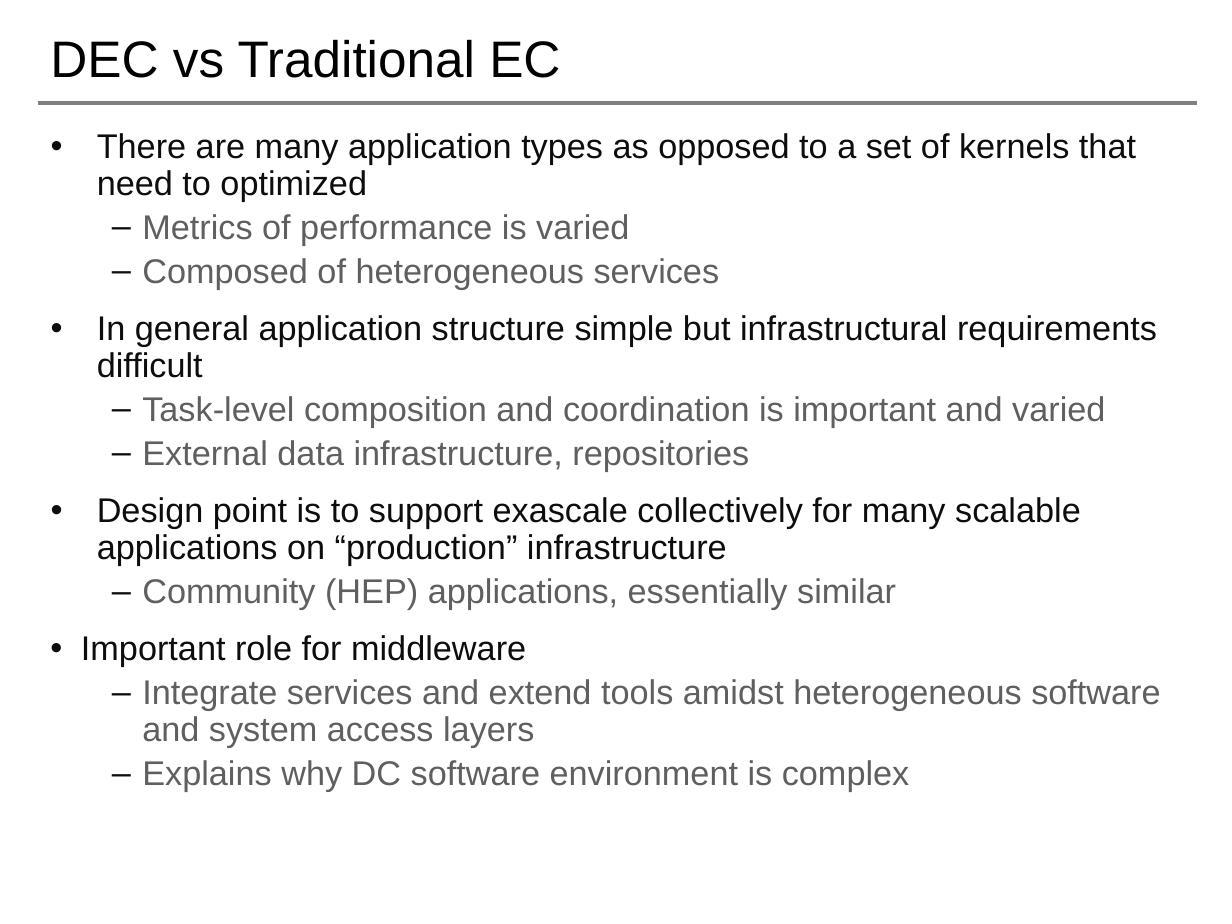
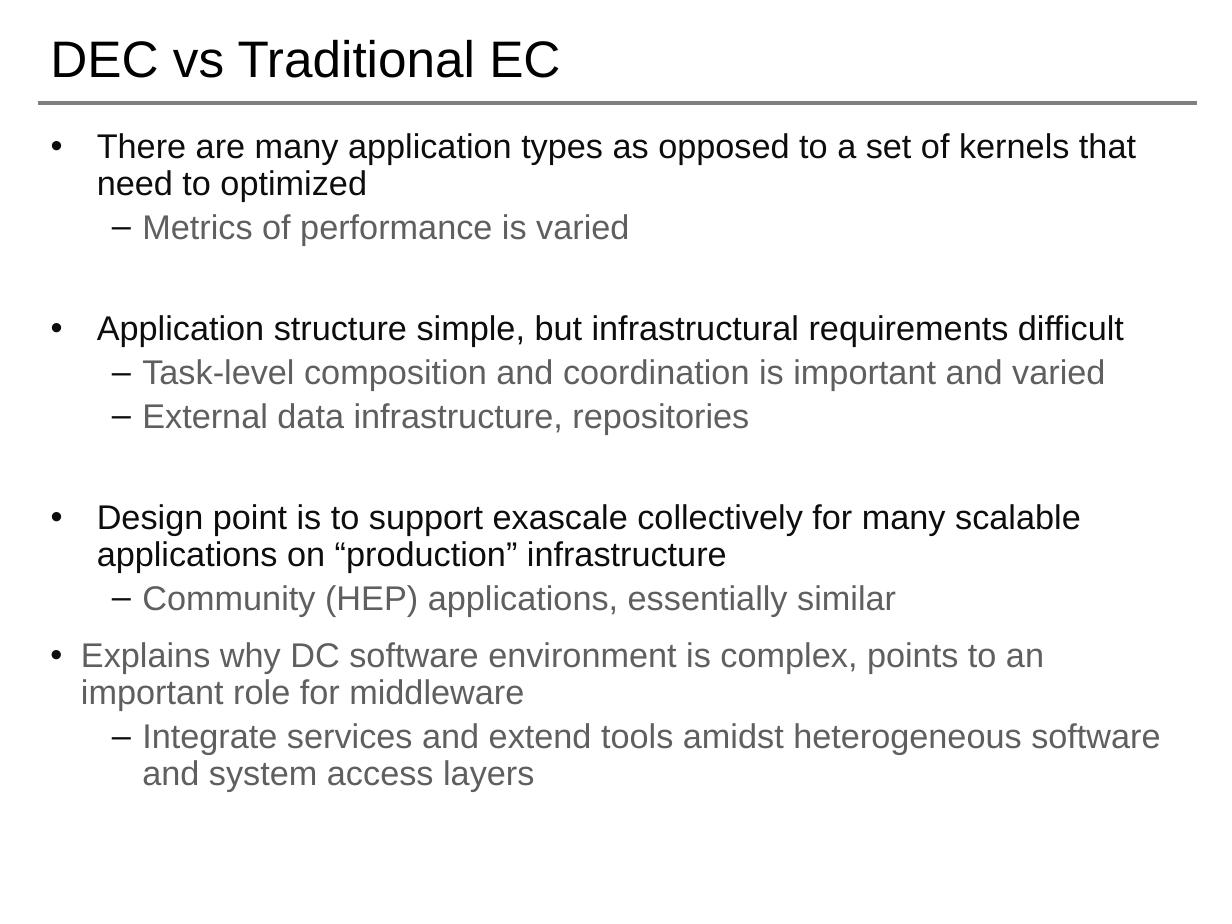
Before and after one commit to saga-project/NGMW, a slide deck: slide 6 of presentations/radical-modsim.pptx. Drawn at 1232x924 pixels with LibreOffice and Linux fonts; fonts in the diff are those of the drawing; background and template pictures are left out. Boxes give left, top, right and bottom in pixels: in the first picture for what was removed or moved away, otherwise in the second. Text is boxed around its words. In the diff, an @@ line names an element or a change of style, - is before the commit and + after.

```diff
--- a/presentations/radical-modsim.pptx
+++ b/presentations/radical-modsim.pptx
@@ text at (97,315,1124,347): text changed @@
-  – Composed of heterogeneous services
-• In general application structure simple but infrastructural requirements difficult
+• Application structure simple, but infrastructural requirements difficult
@@ text at (81,642,1044,711): text changed; text colour #0D0D0D to #5F5F5F @@
-• Important role for middleware
+  • Explains why DC software environment is complex, points to an important role for middleware
@@ text at (142,760,910,791): paragraph removed @@
-  – Explains why DC software environment is complex
```
Also in this commit, not shown: 4 other slides changed.
